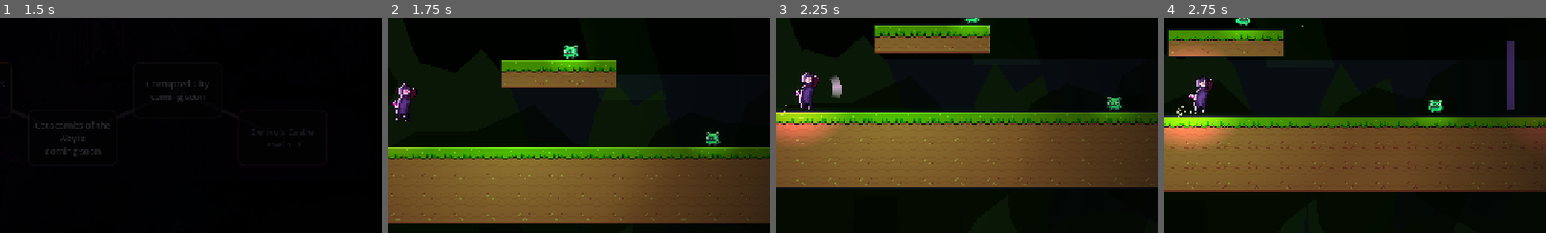
Above: before the commit, frames 1-4 (left to right).
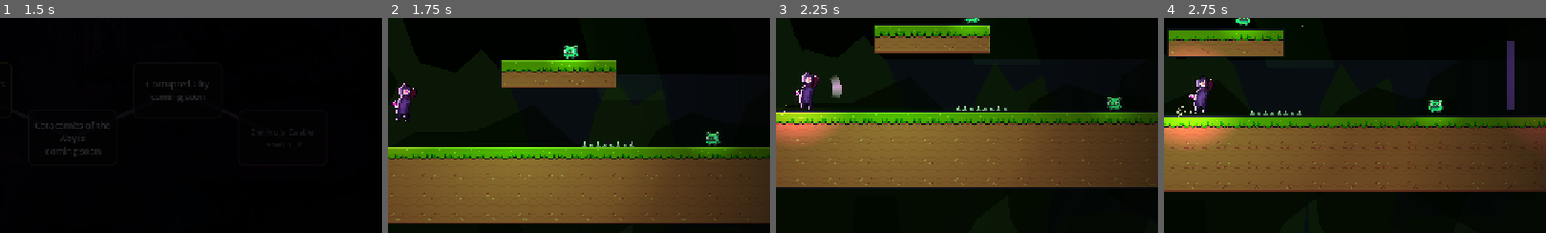
Above: after the commit, the same moments.

Repository: paulogomesextp/koliani
Game: Godot game, scene res://scenes/ui/MenuInicial.tscn
The game is run twice, just before and just after one commit, with the same random seed, the same clock (stepped at 60 frames per second) and the same inputs.
Inputs (mouse positions are % of the whole screen's width and height, from its top left):
- Up to frame 1 (1.5 s): click "NEW GAME" at 0.5 s; click "Rotting Forest Level 1" at 1.25 s
- Up to frame 2 (1.75 s): no input
- Up to frame 3 (2.25 s): tap Enter (ui_accept) at 2 s; move the mouse to (72, 45) at 2.02 s; hold Right (mover_direita) from 2.03 s (still down); hold J (atacar) from 2.03 s (still down); click (72, 45) at 2.17 s
- Up to frame 4 (2.75 s): keep holding Right (mover_direita); keep holding J (atacar); tap Space (saltar) at 2.27 s
The pictures show only the part of the screen within x 47-97%, y 33-83%; the shares and areas given below are measured in that part.

Frame 1 is identical in both runs. In frame 2, 0.1% of the frame differs, in the area x 50-65%, y 57-60%; in frame 3, 0.1%; in frame 4, 0.1%, in the area x 22-36%, y 43-46%.

Commit message:
Armadilhas pixel-art: espinhos, serra e fogo (packs CC0)
- `Armadilha` (Area2D, mask 2): base que magoa a Koliani por contacto
  enquanto `ativa`, com empurrao p/ o escudo poder bloquear.
  - Espinhos: fila fixa, `largura` em tiles de 16px (repeat da tira PA1).
  - Serra: disco de 8 frames a girar + vaivem por `percurso`/`tempo`.
  - Fogo: jato periodico (dormente -> telegrafo -> chama), so magoa aceso;
    `fase` desfasa varios no mesmo nivel. Luz quente a pulsar.
  Sprites em assets/sprites/pixel/traps/ (Pixel Adventure 1).
- Colocadas nos niveis 1-3:
  - Floresta: 2 filas de espinhos (inicio / antes do chefe) + serra-pistao
    no vao entre plataformas.
  - Prisao: 2 jatos de fogo alternados no corredor inicial + 1 antes do
    carcereiro.
  - Torres: serra-pistao no salto TorreD->PlatH + espinhos antes do chefe.
- tools/shot_plataforma.gd: aceita `segundos` e `koliani_x` p/ enquadrar
  armadilhas a meio do nivel.

Co-Authored-By: Claude Sonnet 5 <noreply@anthropic.com>

Diff:
--- /dev/null
+++ b/scenes/actors/Espinhos.tscn
@@ -0,0 +1,18 @@
+[gd_scene load_steps=3 format=3 uid="uid://bkolianiespinhos01"]
+
+; Fila de espinhos fixos (Pixel Adventure 1, CC0). Por a origem ao nivel do
+; chao e ajustar `largura` (tiles de 16px). Ver scripts/espinhos.gd.
+
+[ext_resource type="Script" path="res://scripts/espinhos.gd" id="1_esp"]
+
+[sub_resource type="RectangleShape2D" id="rs_esp"]
+size = Vector2(44, 9)
+
+[node name="Espinhos" type="Area2D"]
+script = ExtResource("1_esp")
+
+[node name="Sprite2D" type="Sprite2D" parent="."]
+
+[node name="CollisionShape2D" type="CollisionShape2D" parent="."]
+position = Vector2(0, -5)
+shape = SubResource("rs_esp")
--- /dev/null
+++ b/scenes/actors/Fogo.tscn
@@ -0,0 +1,38 @@
+[gd_scene load_steps=6 format=3 uid="uid://bkolianifogo01"]
+
+; Jato de fogo periodico (Pixel Adventure 1, CC0). Por a origem ao nivel do
+; chao. `intervalo`/`dur_ativa`/`fase` afinam o ciclo. Ver scripts/fogo.gd.
+
+[ext_resource type="Script" path="res://scripts/fogo.gd" id="1_fogo"]
+
+[sub_resource type="Gradient" id="Gradient_fogo"]
+offsets = PackedFloat32Array(0, 1)
+colors = PackedColorArray(1, 1, 1, 1, 1, 1, 1, 0)
+
+[sub_resource type="GradientTexture2D" id="GradientTexture2D_fogo"]
+gradient = SubResource("Gradient_fogo")
+width = 128
+height = 128
+fill = 1
+fill_from = Vector2(0.5, 0.5)
+fill_to = Vector2(1, 0.5)
+
+[sub_resource type="RectangleShape2D" id="rs_fogo"]
+size = Vector2(12, 18)
+
+[node name="Fogo" type="Area2D"]
+script = ExtResource("1_fogo")
+
+[node name="AnimatedSprite2D" type="AnimatedSprite2D" parent="."]
+position = Vector2(0, -16)
+
+[node name="CollisionShape2D" type="CollisionShape2D" parent="."]
+position = Vector2(0, -22)
+shape = SubResource("rs_fogo")
+
+[node name="Luz" type="PointLight2D" parent="."]
+position = Vector2(0, -18)
+texture = SubResource("GradientTexture2D_fogo")
+energy = 0.0
+color = Color(1, 0.6, 0.25, 1)
+scale = Vector2(0.7, 0.9)
--- /dev/null
+++ b/scenes/actors/Serra.tscn
@@ -0,0 +1,17 @@
+[gd_scene load_steps=3 format=3 uid="uid://bkolianiserra01"]
+
+; Serra circular que gira e faz vaivem (Pixel Adventure 1, CC0). Ajustar
+; `percurso` e `tempo`. Ver scripts/serra.gd.
+
+[ext_resource type="Script" path="res://scripts/serra.gd" id="1_serra"]
+
+[sub_resource type="CircleShape2D" id="cs_serra"]
+radius = 15.0
+
+[node name="Serra" type="Area2D"]
+script = ExtResource("1_serra")
+
+[node name="AnimatedSprite2D" type="AnimatedSprite2D" parent="."]
+
+[node name="CollisionShape2D" type="CollisionShape2D" parent="."]
+shape = SubResource("cs_serra")
--- a/scenes/levels/Floresta_Putrefata.tscn
+++ b/scenes/levels/Floresta_Putrefata.tscn
@@ -16,6 +16,8 @@
 [ext_resource type="Script" path="res://scripts/nivel_com_chefe.gd" id="7_niv"]
 [ext_resource type="PackedScene" uid="uid://bkolianiatmosfera01" path="res://scenes/fx/Atmosfera.tscn" id="8_atm"]
 [ext_resource type="PackedScene" uid="uid://bkolianiplataforma01" path="res://scenes/actors/Plataforma.tscn" id="9_pl"]
+[ext_resource type="PackedScene" uid="uid://bkolianiespinhos01" path="res://scenes/actors/Espinhos.tscn" id="10_esp"]
+[ext_resource type="PackedScene" uid="uid://bkolianiserra01" path="res://scenes/actors/Serra.tscn" id="11_serra"]
 
 [sub_resource type="RectangleShape2D" id="RectangleShape2D_chk"]
 size = Vector2(40, 80)
@@ -115,6 +117,21 @@
 cor_base = Color(0.16, 0.24, 0.1, 1)
 cor_topo = Color(0.42, 0.64, 0.29, 1)
 
+[node name="EspinhosA" parent="." instance=ExtResource("10_esp")]
+position = Vector2(360, 636)
+largura = 4
+dano = 14
+
+[node name="EspinhosB" parent="." instance=ExtResource("10_esp")]
+position = Vector2(2180, 636)
+largura = 5
+dano = 16
+
+[node name="SerraA" parent="." instance=ExtResource("11_serra")]
+position = Vector2(1770, 430)
+percurso = Vector2(0, -120)
+tempo = 1.3
+
 [node name="LuzPantano1" type="PointLight2D" parent="."]
 position = Vector2(250, 630)
 texture = SubResource("GradientTexture2D_luz")
--- a/scenes/levels/Prisao_dos_Condenados.tscn
+++ b/scenes/levels/Prisao_dos_Condenados.tscn
@@ -14,6 +14,7 @@
 [ext_resource type="Script" path="res://scripts/nivel_com_chefe.gd" id="7_niv"]
 [ext_resource type="PackedScene" uid="uid://bkolianiatmosfera01" path="res://scenes/fx/Atmosfera.tscn" id="8_atm"]
 [ext_resource type="PackedScene" uid="uid://bkolianiplataforma01" path="res://scenes/actors/Plataforma.tscn" id="9_pl"]
+[ext_resource type="PackedScene" uid="uid://bkolianifogo01" path="res://scenes/actors/Fogo.tscn" id="10_fogo"]
 
 [sub_resource type="RectangleShape2D" id="rs_chao_i"]
 size = Vector2(900, 48)
@@ -138,6 +139,25 @@
 cor_base = Color(0.2, 0.24, 0.32, 1)
 cor_topo = Color(0.42, 0.54, 0.68, 1)
 
+[node name="FogoA" parent="." instance=ExtResource("10_fogo")]
+position = Vector2(330, 636)
+fase = 0.0
+intervalo = 1.9
+dur_ativa = 1.3
+
+[node name="FogoB" parent="." instance=ExtResource("10_fogo")]
+position = Vector2(520, 636)
+fase = 1.1
+intervalo = 1.9
+dur_ativa = 1.3
+
+[node name="FogoC" parent="." instance=ExtResource("10_fogo")]
+position = Vector2(2880, 316)
+fase = 0.5
+intervalo = 2.2
+dur_ativa = 1.5
+dano = 20
+
 [node name="Fog1" type="ColorRect" parent="."]
 z_index = 5
 offset_left = -100.0
--- a/scenes/levels/Torres_Esquecidas.tscn
+++ b/scenes/levels/Torres_Esquecidas.tscn
@@ -16,6 +16,8 @@
 [ext_resource type="PackedScene" uid="uid://bkolianiatmosfera01" path="res://scenes/fx/Atmosfera.tscn" id="8_atm"]
 [ext_resource type="PackedScene" uid="uid://bkolianiparedefragil01" path="res://scenes/actors/ParedeFragil.tscn" id="9_pf"]
 [ext_resource type="PackedScene" uid="uid://bkolianiplataforma01" path="res://scenes/actors/Plataforma.tscn" id="10_pl"]
+[ext_resource type="PackedScene" uid="uid://bkolianiserra01" path="res://scenes/actors/Serra.tscn" id="11_serra"]
+[ext_resource type="PackedScene" uid="uid://bkolianiespinhos01" path="res://scenes/actors/Espinhos.tscn" id="12_esp"]
 
 [sub_resource type="RectangleShape2D" id="rs_ta"]
 size = Vector2(360, 48)
@@ -150,6 +152,17 @@
 cor_base = Color(0.24, 0.19, 0.34, 1)
 cor_topo = Color(0.56, 0.4, 0.74, 1)
 
+[node name="SerraA" parent="." instance=ExtResource("11_serra")]
+position = Vector2(1850, 430)
+percurso = Vector2(0, -120)
+tempo = 1.2
+dano = 24
+
+[node name="EspinhosA" parent="." instance=ExtResource("12_esp")]
+position = Vector2(2665, 436)
+largura = 3
+dano = 18
+
 [node name="Koliani" parent="." instance=ExtResource("1_kol")]
 position = Vector2(180, 440)
 
--- /dev/null
+++ b/scripts/armadilha.gd
@@ -0,0 +1,48 @@
+class_name Armadilha
+extends Area2D
+## Base das armadilhas de cenario (espinhos, serra, fogo). Magoa a Koliani
+## por contacto enquanto `ativa`. Mascara so a layer 2 (a Koliani); nao
+## colide com nada, so deteta.
+##
+## As subclasses poem o visual e, se forem temporarias, ligam/desligam
+## `ativa`. `_pronto()` e o hook de `_ready()` para elas.
+
+@export var dano := 16
+## Empurrao horizontal ao ferir. 0 = atira a Koliani para longe do centro.
+@export var empurrao := 0.0
+
+var ativa := true
+
+
+func _ready() -> void:
+	collision_layer = 0
+	collision_mask = 2
+	body_entered.connect(_ao_tocar)
+	_pronto()
+
+
+## Hook para as subclasses (o `_ready` proprio fica reservado a esta base).
+func _pronto() -> void:
+	pass
+
+
+func _ao_tocar(corpo: Node) -> void:
+	_ferir(corpo)
+
+
+func _ferir(corpo: Node) -> void:
+	if not ativa:
+		return
+	if corpo is Koliani:
+		var dir := empurrao
+		if dir == 0.0:
+			dir = signf(corpo.global_position.x - global_position.x)
+			if dir == 0.0:
+				dir = 1.0
+		corpo.receber_dano(dano, dir)
+
+
+## Re-testa quem ja esta dentro (chamar quando a armadilha "liga").
+func _ferir_presentes() -> void:
+	for c in get_overlapping_bodies():
+		_ferir(c)
--- /dev/null
+++ b/scripts/espinhos.gd
@@ -0,0 +1,37 @@
+extends Armadilha
+## Fila de espinhos fixos (Pixel Adventure 1, CC0). Sempre ativos. A origem
+## do no fica ao nivel do chao; os picos ocupam os 16px acima. `largura` =
+## numero de tiles de 16px.
+
+const TEX := preload("res://assets/sprites/pixel/traps/spikes.png")
+const TILE := 16
+
+@export var largura := 3 : set = _set_largura
+
+@onready var _spr: Sprite2D = $Sprite2D
+@onready var _forma: CollisionShape2D = $CollisionShape2D
+
+
+func _pronto() -> void:
+	_aplicar()
+
+
+func _set_largura(v: int) -> void:
+	largura = maxi(1, v)
+	if is_node_ready():
+		_aplicar()
+
+
+func _aplicar() -> void:
+	var w := float(largura * TILE)
+	_spr.texture = TEX
+	_spr.centered = false
+	_spr.region_enabled = true
+	_spr.region_rect = Rect2(0, 0, w, TILE)
+	_spr.texture_repeat = CanvasItem.TEXTURE_REPEAT_ENABLED
+	_spr.offset = Vector2(-w * 0.5, -TILE)
+	var r := RectangleShape2D.new()
+	# so os picos magoam -- deixa uns pixeis de folga em cima e nos lados
+	r.size = Vector2(w - 4.0, 9.0)
+	_forma.shape = r
+	_forma.position = Vector2(0.0, -5.0)
--- /dev/null
+++ b/scripts/fogo.gd
@@ -0,0 +1,69 @@
+extends Armadilha
+## Jato de fogo periodico (Pixel Adventure 1, CC0). Ciclo:
+##   dormente (`intervalo`s) -> telegrafo curto -> chama (`dur_ativa`s).
+## So magoa enquanto a chama esta acesa. `fase` desfasa varios jatos no
+## mesmo nivel. A origem do no fica ao nivel do chao (a base de madeira
+## desce, a chama sobe).
+
+const TEX_ON := preload("res://assets/sprites/pixel/traps/fire_on.png")
+const TEX_OFF := preload("res://assets/sprites/pixel/traps/fire_off.png")
+
+@export var intervalo := 1.8
+@export var dur_ativa := 1.4
+@export var fase := 0.0  ## atraso antes do 1.o ciclo
+
+@onready var _anim: AnimatedSprite2D = $AnimatedSprite2D
+@onready var _luz: PointLight2D = $Luz
+
+
+func _pronto() -> void:
+	dano = maxi(dano, 18)
+	ativa = false
+	_montar_anim()
+	_anim.play("off")
+	_luz.energy = 0.0
+	_ciclo()
+
+
+func _montar_anim() -> void:
+	var sf := SpriteFrames.new()
+	sf.remove_animation("default")
+	sf.add_animation("off")
+	sf.set_animation_loop("off", true)
+	sf.set_animation_speed("off", 1.0)
+	var off := AtlasTexture.new()
+	off.atlas = TEX_OFF
+	off.region = Rect2(0, 0, 16, 32)
+	sf.add_frame("off", off)
+	sf.add_animation("on")
+	sf.set_animation_loop("on", true)
+	sf.set_animation_speed("on", 14.0)
+	for i in 3:
+		var at := AtlasTexture.new()
+		at.atlas = TEX_ON
+		at.region = Rect2(i * 16, 0, 16, 32)
+		sf.add_frame("on", at)
+	_anim.sprite_frames = sf
+
+
+func _ciclo() -> void:
+	if fase > 0.0:
+		await get_tree().create_timer(fase).timeout
+	while is_instance_valid(self):
+		_anim.play("off")
+		await get_tree().create_timer(intervalo).timeout
+		if not is_instance_valid(self):
+			return
+		# telegrafo: a luz cresce um bocado antes da chama
+		create_tween().tween_property(_luz, "energy", 0.5, 0.18)
+		await get_tree().create_timer(0.24).timeout
+		if not is_instance_valid(self):
+			return
+		_anim.play("on")
+		ativa = true
+		_luz.energy = 1.1
+		Som.toca("investida", -16.0, 1.7)
+		_ferir_presentes()
+		await get_tree().create_timer(dur_ativa).timeout
+		ativa = false
+		create_tween().tween_property(_luz, "energy", 0.0, 0.2)
--- /dev/null
+++ b/scripts/serra.gd
@@ -0,0 +1,41 @@
+extends Armadilha
+## Serra circular (Pixel Adventure 1, CC0): gira sempre e faz vaivem ao
+## longo de `percurso` (deslocamento ponta-a-ponta a partir da pose da cena).
+## Sempre ativa; dano alto.
+
+const TEX := preload("res://assets/sprites/pixel/traps/saw.png")
+const FRAMES := 8
+
+@export var percurso := Vector2(180.0, 0.0)
+@export var tempo := 1.6  ## segundos por travessia
+
+@onready var _anim: AnimatedSprite2D = $AnimatedSprite2D
+
+
+func _pronto() -> void:
+	dano = maxi(dano, 22)
+	_montar_anim()
+	if percurso != Vector2.ZERO and tempo > 0.0:
+		var base := position
+		var t := create_tween().set_loops()
+		t.tween_property(self, "position", base + percurso, tempo) \
+			.set_trans(Tween.TRANS_SINE).set_ease(Tween.EASE_IN_OUT)
+		t.tween_property(self, "position", base, tempo) \
+			.set_trans(Tween.TRANS_SINE).set_ease(Tween.EASE_IN_OUT)
+
+
+func _montar_anim() -> void:
+	var sf := SpriteFrames.new()
+	sf.remove_animation("default")
+	sf.add_animation("girar")
+	sf.set_animation_speed("girar", 24.0)
+	sf.set_animation_loop("girar", true)
+	var fw := TEX.get_width() / FRAMES
+	var fh := TEX.get_height()
+	for i in FRAMES:
+		var at := AtlasTexture.new()
+		at.atlas = TEX
+		at.region = Rect2(i * fw, 0, fw, fh)
+		sf.add_frame("girar", at)
+	_anim.sprite_frames = sf
+	_anim.play("girar")
--- a/tools/shot_plataforma.gd
+++ b/tools/shot_plataforma.gd
@@ -1,15 +1,26 @@
 extends SceneTree
-## Smoke-shot: carrega um nivel, espera uns frames e grava um PNG do ecra.
-## Uso: Godot --window ... --script res://tools/shot_plataforma.gd -- <cena> <saida>
+## Smoke-shot: carrega um nivel, opcionalmente move a Koliani para um X,
+## espera `segundos` e grava um PNG do ecra.
+## Uso: Godot --window ... --script res://tools/shot_plataforma.gd -- \
+##        <cena> <saida> [segundos] [koliani_x]
 
 func _init() -> void:
 	var args := OS.get_cmdline_user_args()
 	var cena: String = args[0] if args.size() > 0 else "res://scenes/levels/Floresta_Putrefata.tscn"
 	var saida: String = args[1] if args.size() > 1 else "user://shot.png"
+	var segundos: float = float(args[2]) if args.size() > 2 else 0.5
+	var kx: float = float(args[3]) if args.size() > 3 else -1.0
 	await process_frame
 	change_scene_to_file(cena)
-	for i in 30:
-		await process_frame
+	await process_frame
+	await process_frame
+	if kx >= 0.0:
+		var k := get_first_node_in_group("koliani")
+		if k:
+			k.global_position.x = kx
+			for _i in 8:
+				await process_frame
+	await create_timer(segundos).timeout
 	var img := get_root().get_texture().get_image()
 	img.save_png(saida)
 	print("shot -> ", saida)
Binary file added: assets/sprites/pixel/traps/fire_off.png
Not shown, added: assets/sprites/pixel/traps/fire_off.png.import
Binary file added: assets/sprites/pixel/traps/fire_on.png
Not shown, added: assets/sprites/pixel/traps/fire_on.png.import
Binary file added: assets/sprites/pixel/traps/saw.png
Not shown, added: assets/sprites/pixel/traps/saw.png.import
Binary file added: assets/sprites/pixel/traps/spikes.png
Not shown, added: assets/sprites/pixel/traps/spikes.png.import
Not shown: 1 places in scenes/levels/Floresta_Putrefata.tscn that only renumber resources
Not shown: 1 places in scenes/levels/Prisao_dos_Condenados.tscn that only renumber resources
Not shown: 1 places in scenes/levels/Torres_Esquecidas.tscn that only renumber resources
Not shown, added: scripts/armadilha.gd.uid
(and 5 more such lines)
